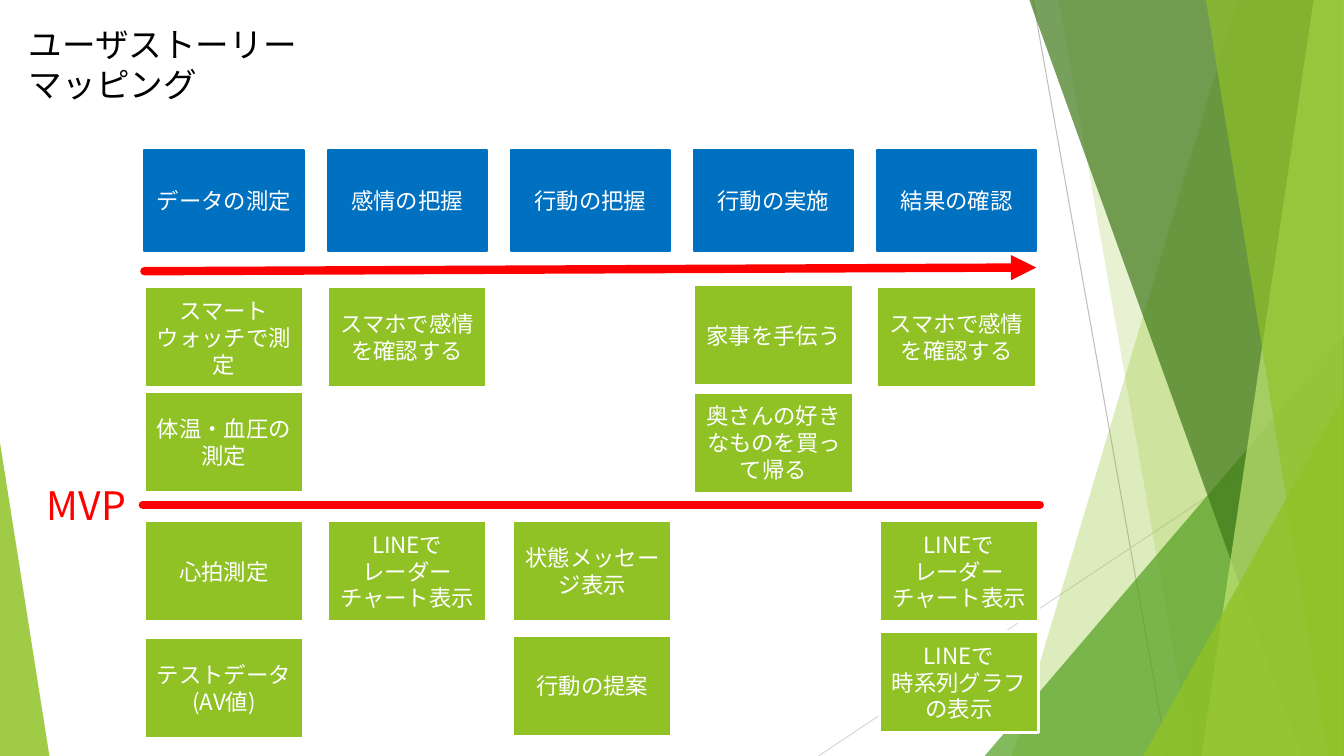
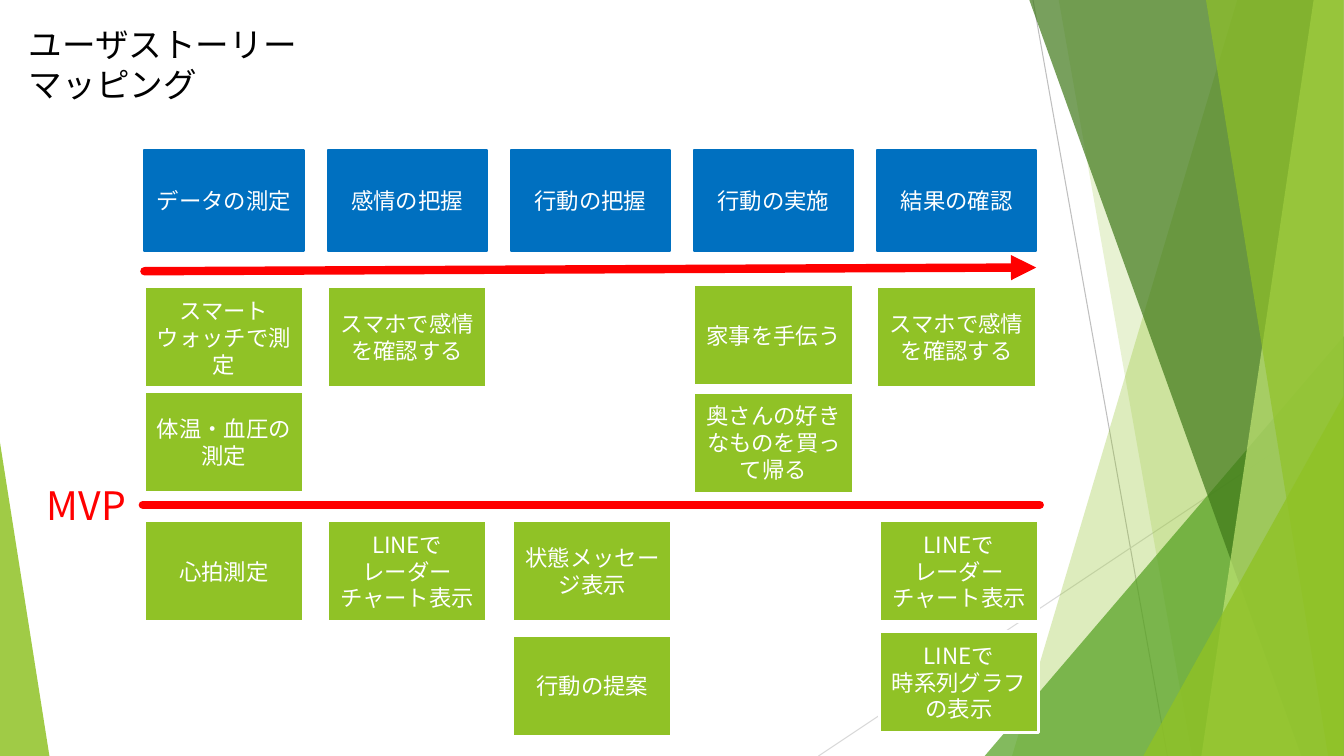
Before and after one commit to Smart-SE/sse2018-group3, a slide deck: slide 5 of oonishi/感情衛星「ひまわり」の発表シナリオ.pptx (slide 4 before the commit). Drawn at 1344x756 pixels with LibreOffice and Linux fonts; fonts in the diff are those of the drawing. Boxes give left, top, right and bottom in pixels: in the first picture for what was removed or moved away, otherwise in the second. Text is boxed around its words. In the diff, an @@ line names an element or a change of style, - is before the commit and + after.

```diff
--- a/oonishi/感情衛星「ひまわり」の発表シナリオ.pptx
+++ b/oonishi/感情衛星「ひまわり」の発表シナリオ.pptx
@@ rectangle removed at (x1=144, y1=637, x2=303, y2=738) @@
-テストデータ
-(AV値)
```
Also in this commit, not shown: 4 other slides changed, 1 slide added.
